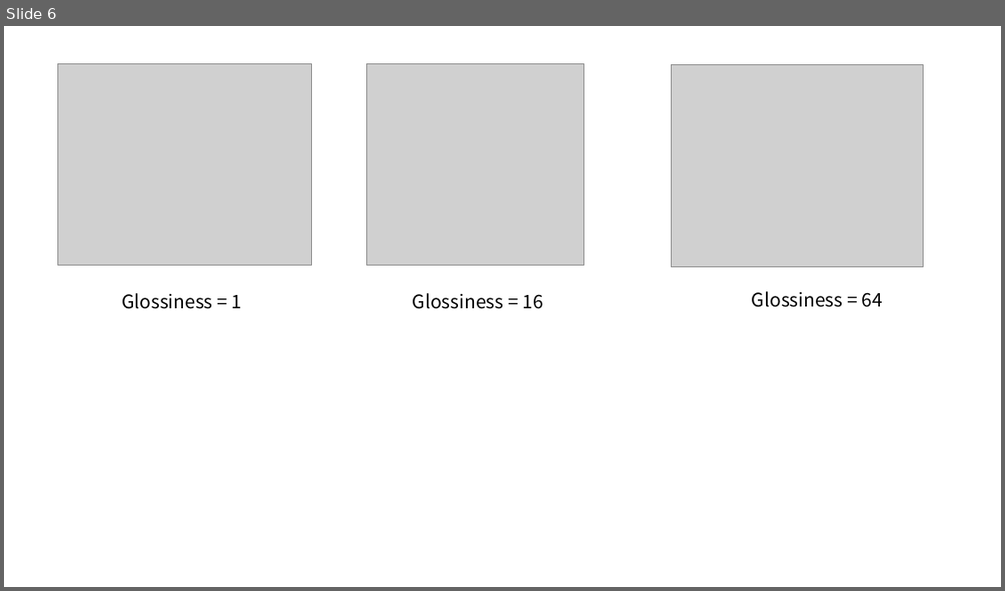
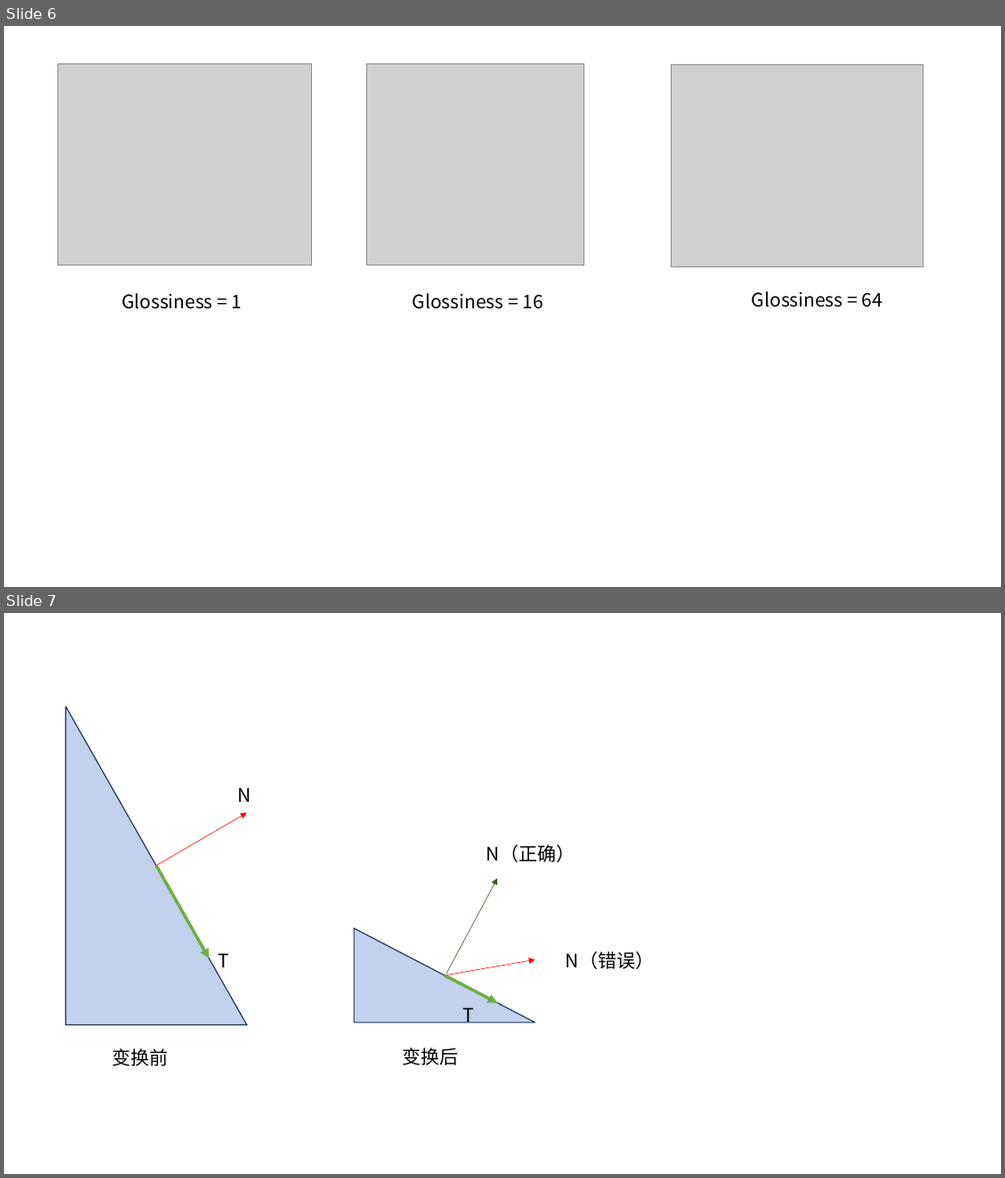
Before and after one commit to YYHHOrganization/PrepareForWorkNotes, a slide deck: 计算机图形学/图形学教程/Leson_9.pptx. Shown one above the other, each under a label of ours: slide 6 before the commit, slides 6 and 7 after it. The pictures are 1005x591 and 1005x1178 pixels, drawn with LibreOffice and Linux fonts; fonts in the diff are those of the drawing; grey boxes stand for pictures. Boxes give left, top, right and bottom in pixels: in the first picture for what was removed or moved away, otherwise in the second. Text is boxed around its words. In the diff, an @@ line names an element or a change of style, - is before the commit and + after.

```diff
--- a/计算机图形学/图形学教程/Leson_9.pptx
+++ b/计算机图形学/图形学教程/Leson_9.pptx
@@ slide 7 added at (4, 613, 1001, 1174), background #FFFFFF @@
@@ text added at (486, 844, 574, 862), 18 pt, text #000000 @@
+N（正确）
@@ arrow added from (446, 973) to (498, 878), #385723 0.5 pt @@
@@ right triangle added at (354, 928, 535, 1022), fill #4472C4 at 32% opacity, outline #1E3256 1 pt @@
@@ group added at (65, 706, 251, 1025): 2 arrows, 2 texts, 1 right triangle @@
+N
+T
@@ text added at (566, 951, 654, 969), 18 pt, text #000000 @@
+N（错误）
@@ arrow added from (445, 975) to (535, 960), #FF0000 0.5 pt @@
@@ arrow added from (445, 975) to (498, 1003), #70AD47 3 pt @@
@@ text added at (462, 1007, 474, 1026), 18 pt, text #000000 @@
+T
@@ text added at (113, 1048, 169, 1066), 18 pt, text #000000 @@
+变换前
@@ text added at (403, 1047, 459, 1065), 18 pt, text #000000 @@
+变换后
```
Also in this commit, not shown: 6 other files.
